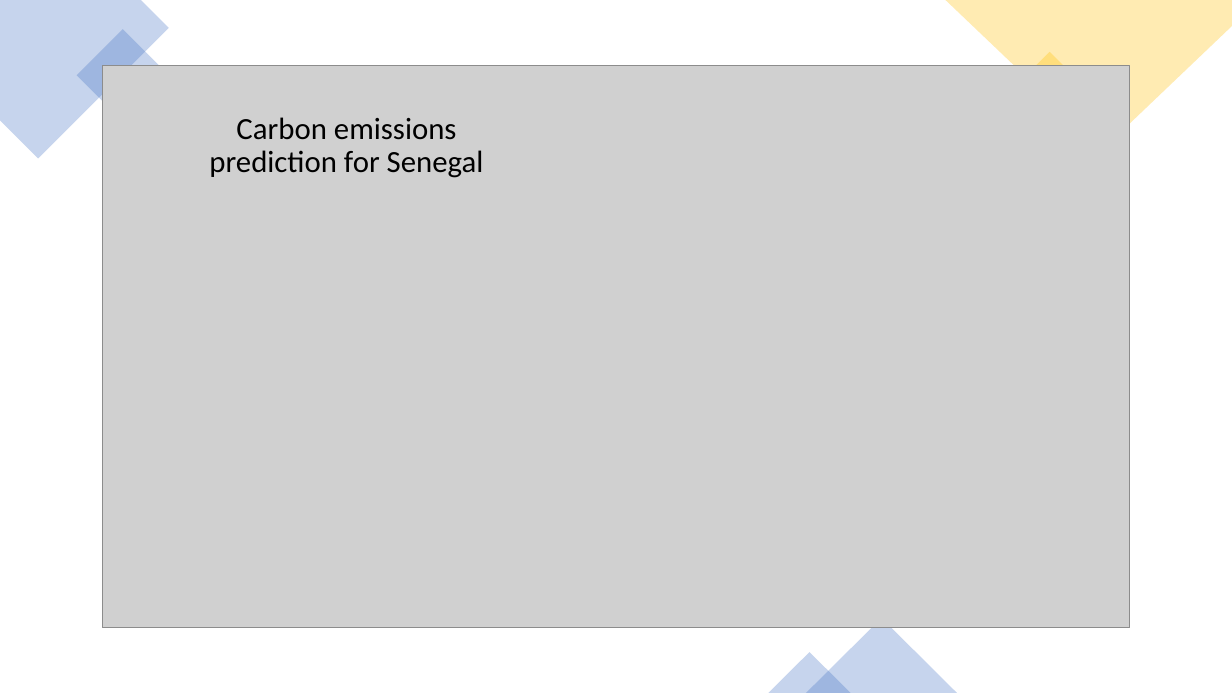
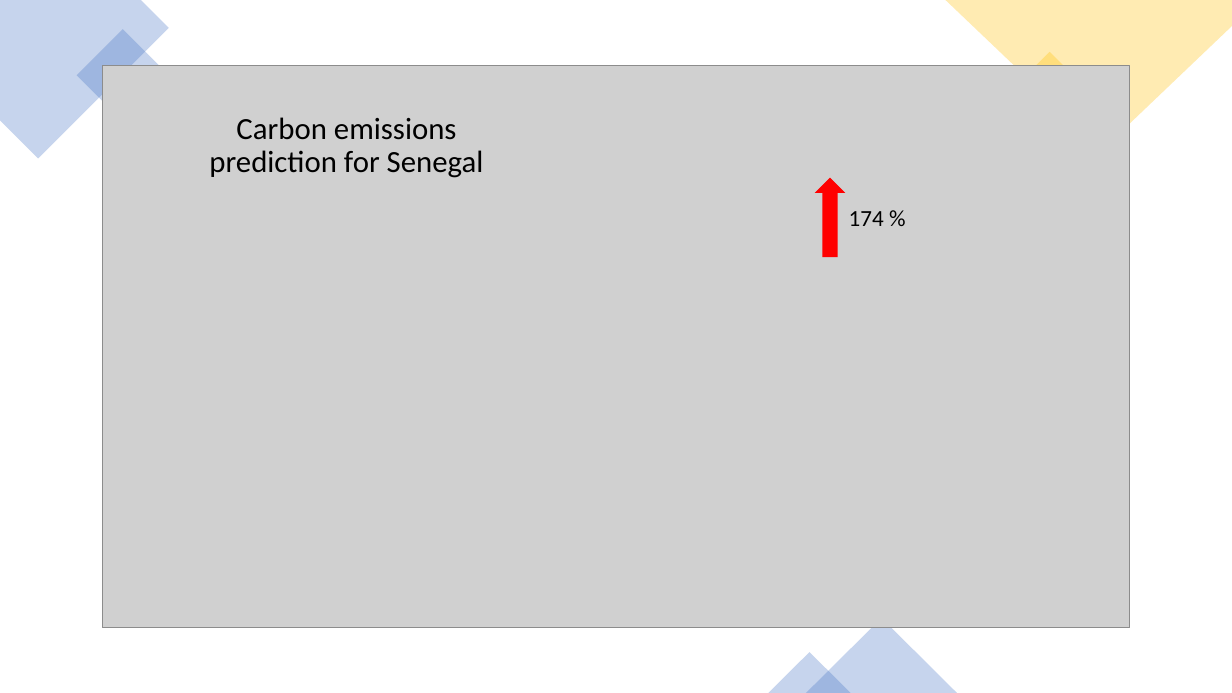
Before and after one commit to danilogiarlini/Global-CO2-Emission-Forecasting, a slide deck: slide 11 of Visualization/GlobalCO2Emission.pptx. Drawn at 1232x693 pixels with LibreOffice and Linux fonts; fonts in the diff are those of the drawing; grey boxes stand for pictures. Boxes give left, top, right and bottom in pixels: in the first picture for what was removed or moved away, otherwise in the second. Text is boxed around its words. In the diff, an @@ line names an element or a change of style, - is before the commit and + after.

```diff
--- a/Visualization/GlobalCO2Emission.pptx
+++ b/Visualization/GlobalCO2Emission.pptx
@@ up arrow added at [816, 178, 844, 256], fill #FF0000, outline #FF0000 1 pt @@
@@ text added at [849, 211, 884, 226], 18 pt, text #000000 @@
+174 %
```
Also in this commit, not shown: 11 other slides changed, 1 slide added, 1 slide removed, 5 other files.
